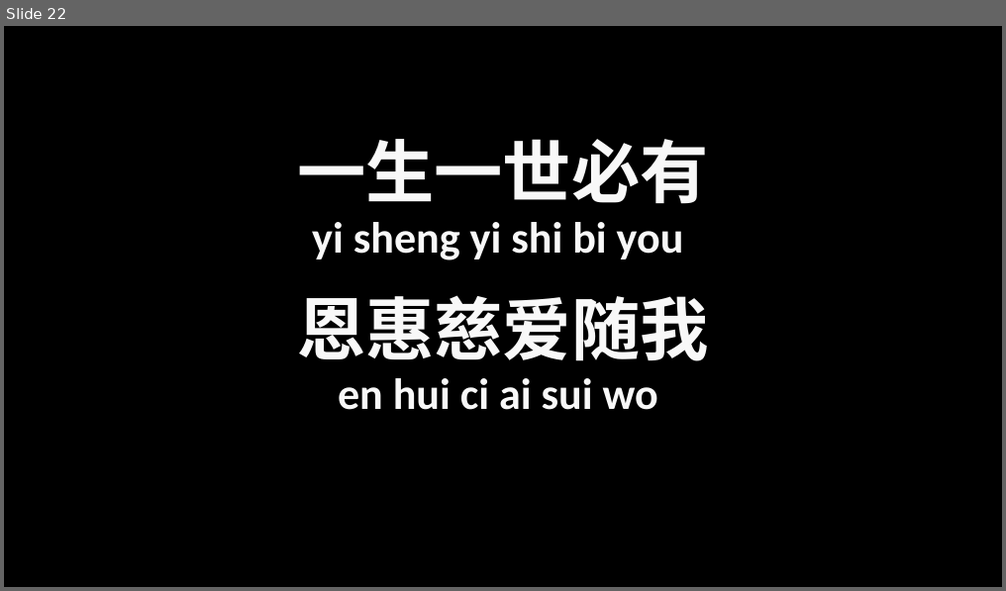
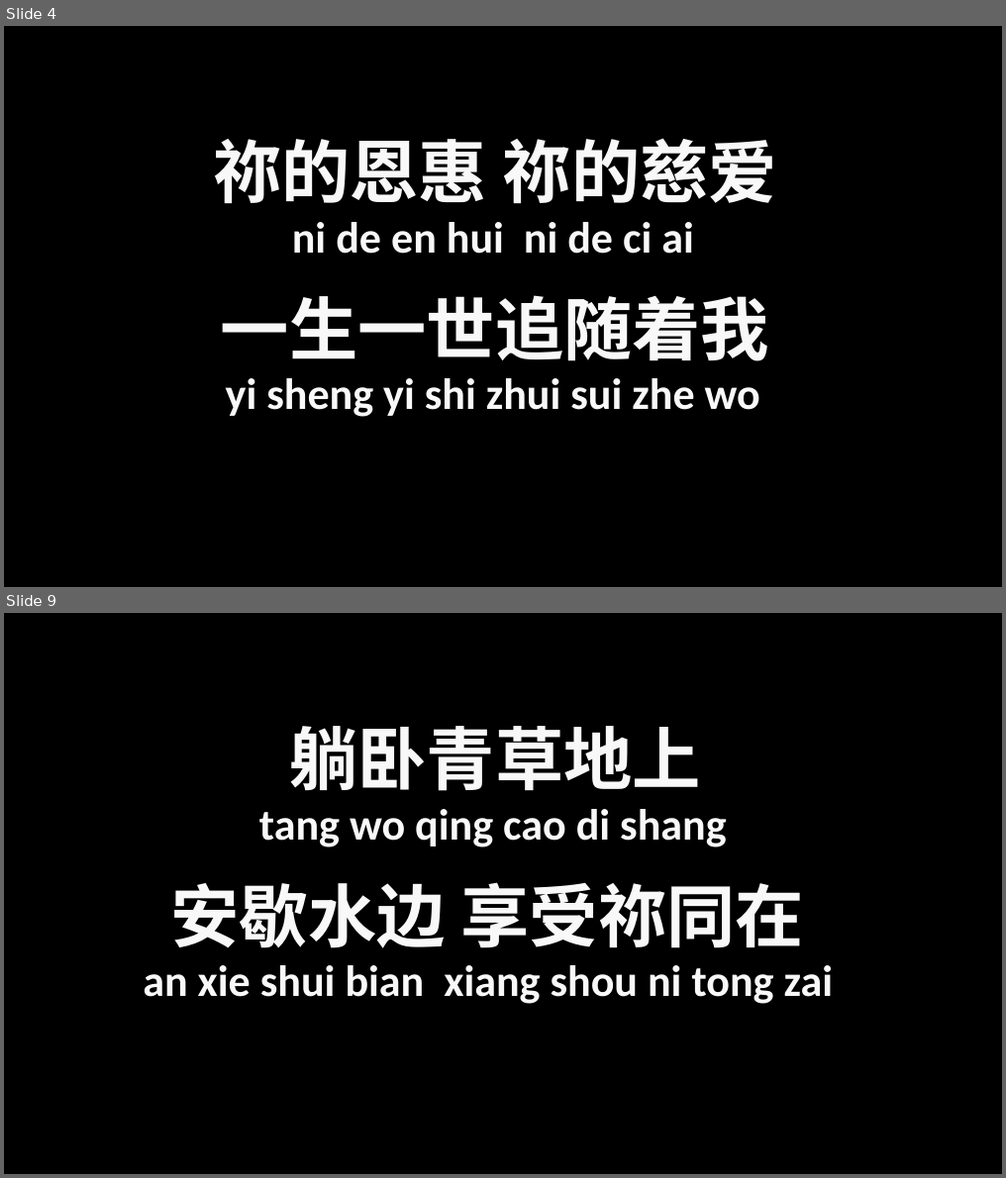
Before and after one commit to HowHow06/pptGenerator, a slide deck: output.pptx. Shown one above the other, each under a label of ours: slide 22 before the commit, slides 4 and 9 after it; the slides between them are not shown. The pictures are 1006x591 and 1006x1178 pixels, drawn with LibreOffice and Linux fonts; fonts in the diff are those of the drawing; background and template pictures are left out. Boxes give left, top, right and bottom in pixels: in the first picture for what was removed or moved away, otherwise in the second. Text is boxed around its words. In the diff, an @@ line names an element or a change of style, - is before the commit and + after.

```diff
--- a/output.pptx
+++ b/output.pptx
@@ slide 9 added at bbox=[4, 613, 1002, 1174], background picture (left out) @@
@@ text added at bbox=[289, 726, 701, 791], 66 pt, text #F8F8F8, bold @@
+躺卧青草地上
@@ text added at bbox=[259, 809, 726, 848], 42 pt, text #F8F8F8, bold @@
+tang wo qing cao di shang
@@ text added at bbox=[171, 882, 803, 949], 66 pt, text #F8F8F8, bold @@
+安歇水边 享受祢同在
@@ text added at bbox=[143, 965, 834, 1004], 42 pt, text #F8F8F8, bold @@
+an xie shui bian xiang shou ni tong zai
@@ what was slide 22 is now slide 4 @@
@@ slide 4 changed as well @@
@@ text at bbox=[213, 138, 777, 204]: text changed @@
-一生一世必有
+祢的恩惠 祢的慈爱
@@ text at bbox=[292, 222, 694, 254]: text changed @@
-yi sheng yi shi bi you
+ni de en hui ni de ci ai
@@ text at bbox=[221, 295, 769, 362]: text changed @@
-恩惠慈爱随我
+一生一世追随着我
@@ text at bbox=[226, 378, 760, 417]: text changed @@
-en hui ci ai sui wo
+yi sheng yi shi zhui sui zhe wo
```
Also in this commit, not shown: 4 other slides changed, 5 other slides added, 30 slides removed, 4 other files.
